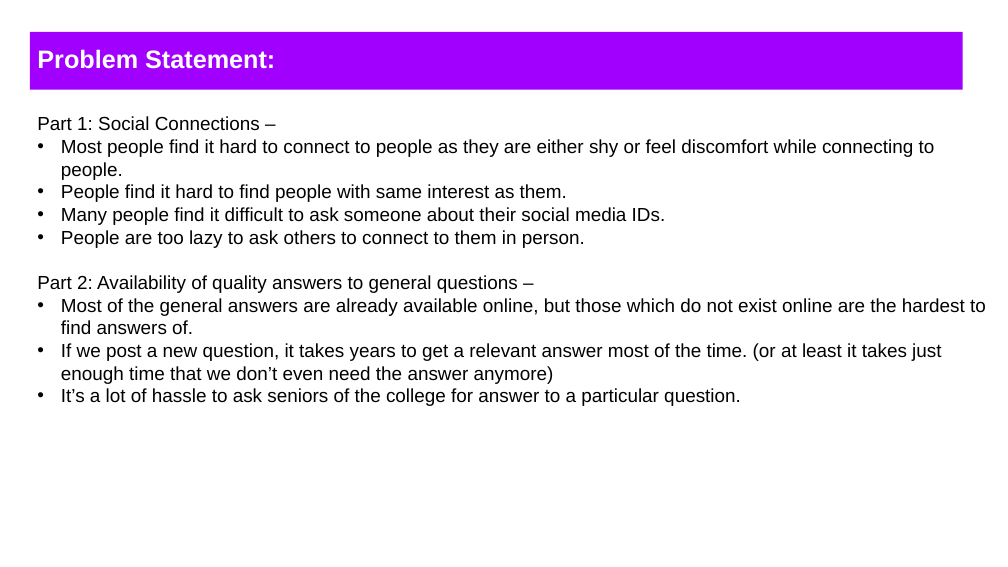
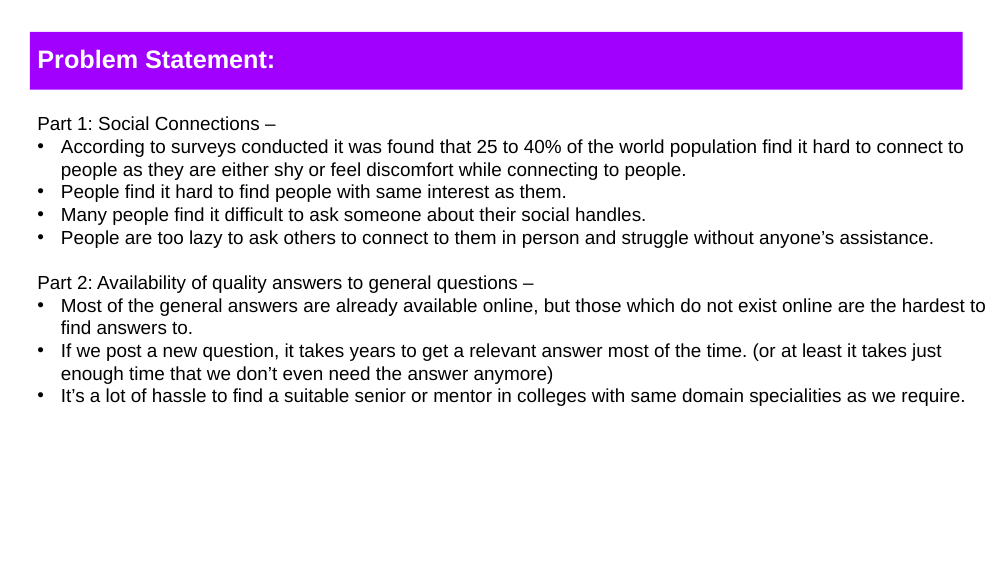
Before and after one commit to Gupta-Shashwat/Figma, a slide deck: slide 4 of QOC/Prototypes_Colgrow.pptx. Drawn at 1008x567 pixels with LibreOffice and Linux fonts; fonts in the diff are those of the drawing. Boxes give left, top, right and bottom in pixels: in the first picture for what was removed or moved away, otherwise in the second. Text is boxed around its words. In the diff, an @@ line names an element or a change of style, - is before the commit and + after.

Commit message:
Made some corrections in problem statement

```diff
--- a/QOC/Prototypes_Colgrow.pptx
+++ b/QOC/Prototypes_Colgrow.pptx
@@ text at [61,139,964,180]: text changed @@
-• Most people find it hard to connect to people as they are either shy or feel discomfort while connecting to people.
+• According to surveys conducted it was found that 25 to 40% of the world population find it hard to connect to people as they are either shy or feel discomfort while connecting to people.
@@ text at [61,207,934,248]: text changed @@
-• Many people find it difficult to ask someone about their social media IDs.
-• People are too lazy to ask others to connect to them in person.
+• Many people find it difficult to ask someone about their social handles.
+• People are too lazy to ask others to connect to them in person and struggle without anyone’s assistance.
@@ text at [61,298,986,335]: text changed @@
-• Most of the general answers are already available online, but those which do not exist online are the hardest to find answers of.
+• Most of the general answers are already available online, but those which do not exist online are the hardest to find answers to.
@@ text at [61,388,965,406]: text changed @@
-• It’s a lot of hassle to ask seniors of the college for answer to a particular question.
+• It’s a lot of hassle to find a suitable senior or mentor in colleges with same domain specialities as we require.
```
Also in this commit, not shown: 2 other slides changed.
